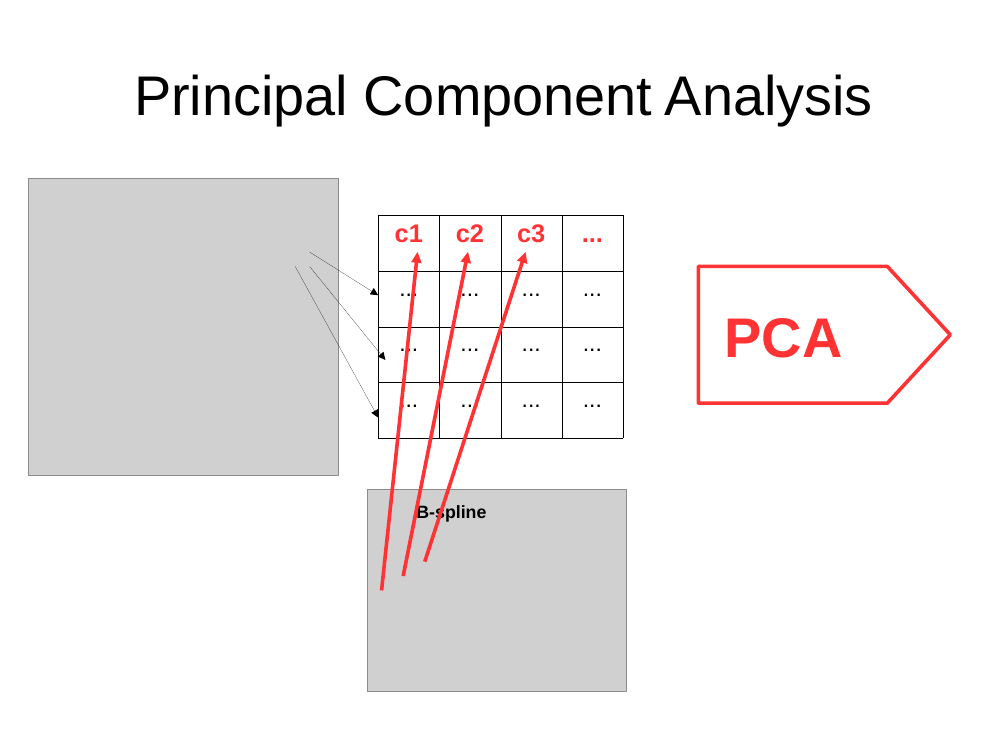
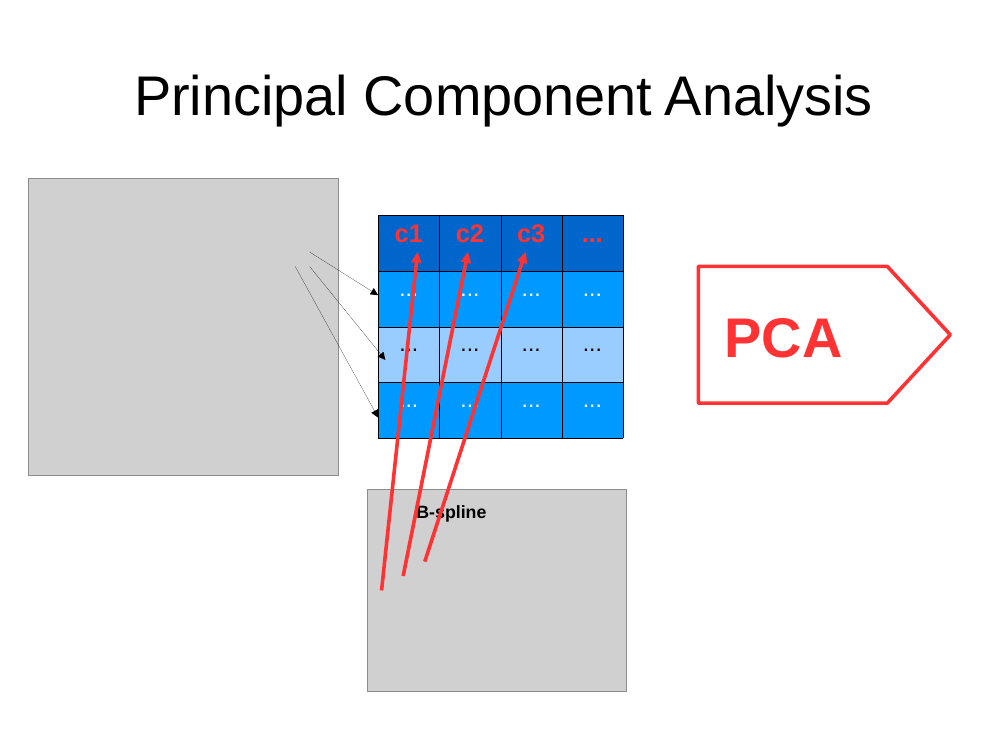
Before and after one commit to uasolo/FPCA-phonetics-workshop, a slide deck: slide 61 of presentations/FPCA-phonetics.odp (slide 60 before the commit). Drawn at 1008x756 pixels with LibreOffice and Linux fonts; fonts in the diff are those of the drawing; grey boxes stand for pictures. Boxes give left, top, right and bottom in pixels: in the first picture for what was removed or moved away, otherwise in the second. Text is boxed around its words. In the diff, an @@ line names an element or a change of style, - is before the commit and + after.

```diff
--- a/presentations/FPCA-phonetics.odp
+++ b/presentations/FPCA-phonetics.odp
@@ table at <box>379,215,624,438</box> @@
@@ fill none to #0066CC in row 1 @@
@@ fill none to #0099FF in 8 cells @@
@@ fill none to #99CCFF in row 3 @@
@@ text colour #000000 to #FFFFFF in "...", "...", "...", "..." and 4 more places @@
```
Also in this commit, not shown: 3 other slides changed, 1 slide added, 4 other files.
